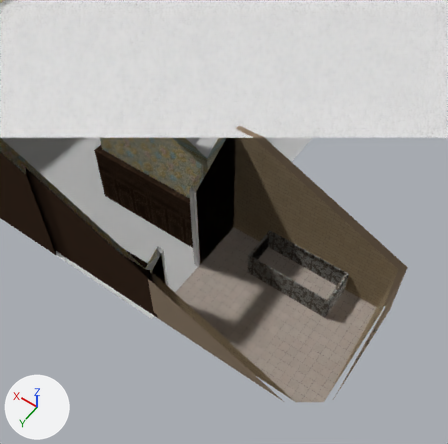
The Blender file OriginalModels/loft01/loft1.blend as it was, and as the next commit left it.
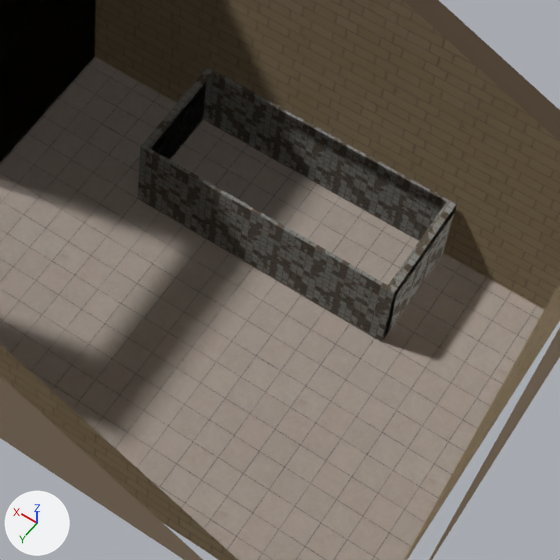
There are two pictures of each version: one from a 50 mm lens placed at (-23.7, 35.4, 92.2), pointed at (13.9, -17.3, 9.4), one close up on the part from 45% to 85% of the width and 47% to 87% of the height. The axes (+X, +Y, +Z) are drawn at lower left. The lights are the same throughout. Everything nearer to the camera than a plane just in front of the edit is cut away.

Before the edit, the objects in view are built like this:
```python
me_cube_001 = bpy.data.meshes.new('Cube.001')
me_cube_001.from_pydata(...)  # 12 vertices, 8 faces; spans x -7.9..7.9, y -3.4..3.4, z -3.4..1.7
me_cube_001.materials.append(mat_bathwall)
me_loft01 = bpy.data.meshes.new('loft01')
me_loft01.from_pydata(...)  # 839 vertices, 1413 faces, 1 loose edge; spans x 153.0..1406.0, y 0.0..250.0, z -6.0..813.0
# faces by material slot: [18, 253, 1072, 32, 25, 13]
me_loft01.materials.append(mat_ground_1)  # its picture is missing
me_loft01.materials.append(mat_wall_1_2)
me_loft01.materials.append(mat_white)  # brown #3c2d23
me_loft01.materials.append(mat_flltgrey)  # white #eaeaea
me_loft01.materials.append(mat_papierpeint)  # picture img_texturescom_wallpaperforties0041_seamless_s_jpg
me_loft01.materials.append(mat_mursdb)
me_plane_002 = bpy.data.meshes.new('Plane.002')
me_plane_002.from_pydata(...)  # 24 vertices, 18 faces; spans x -20.6..11.1, y -16.5..7.7, z 0.0..25.0
# faces by material slot: [17, 1]
me_plane_002.materials.append(mat_mursdb)
me_plane_002.materials.append(mat_solsdb)
ob_cube_001 = bpy.data.objects.new('Cube.001', me_cube_001)
ob_cube_001.location = (0.37, -19.82, 3.36)
ob_loft01 = bpy.data.objects.new('loft01', me_loft01)
ob_loft01.location = (0.0, 0.0, 0.0)
ob_loft01.rotation_euler = (1.571, 0.0, 0.0)  # degrees (90, 0, 0)
ob_loft01.scale = (0.1, 0.1, 0.1)
ob_sdb = bpy.data.objects.new('sdb', me_plane_002)
ob_sdb.location = (4.91, -7.75, 0.0)
```
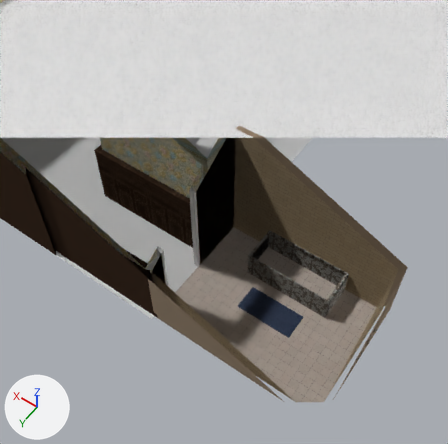
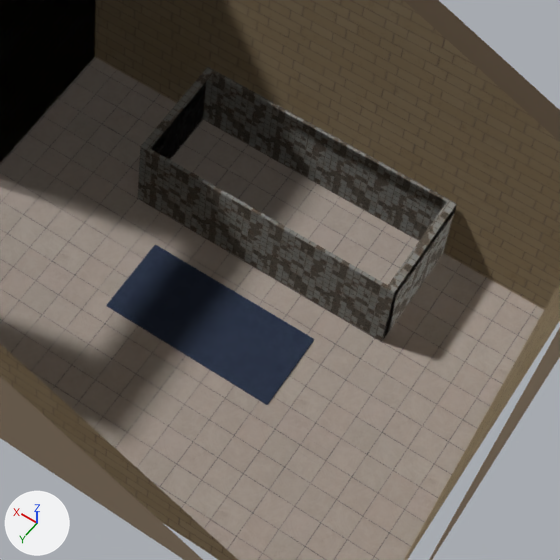
Where the change shows, as pixel boxes [x1, y1, x2, y2] in the close-ups (560 x 560 px):
'tapisSDB', added
    after: [106, 245, 314, 405]

What the commit changed:
Picture 'TexturesCom_Fabric_Knitted2_1K_normal.png' (img_texturescom_fabric_knitted2_1k_normal_png) is new.
Picture 'TexturesCom_Fabric_Knitted2_1K_roughness.png' (img_texturescom_fabric_knitted2_1k_roughness_png) is new.
Picture 'TexturesCom_Fabric_Knitted2_1K_albedo.png' (img_texturescom_fabric_knitted2_1k_albedo_png) is new.
Picture 'TexturesCom_Fabric_Knitted2_1K_height.png' (img_texturescom_fabric_knitted2_1k_height_png) is new.
Material 'tapisSDB' (mat_tapissdb) is new.
Uses the picture img_texturescom_fabric_knitted2_1k_albedo_png.
Uses the picture img_texturescom_fabric_knitted2_1k_height_png.
Uses the picture img_texturescom_fabric_knitted2_1k_normal_png.
Uses the picture img_texturescom_fabric_knitted2_1k_roughness_png.
Mesh me_cube_002 is new.
It has 96 vertices, 98 faces and spans x -5.14..5.14, y -2.4..2.4, z -0.06..0.06.
It uses material mat_tapissdb.
Object 'tapisSDB' (ob_tapissdb) is new; it shows me_cube_002.
Its location is (0.6, -12.09, 0.04).
